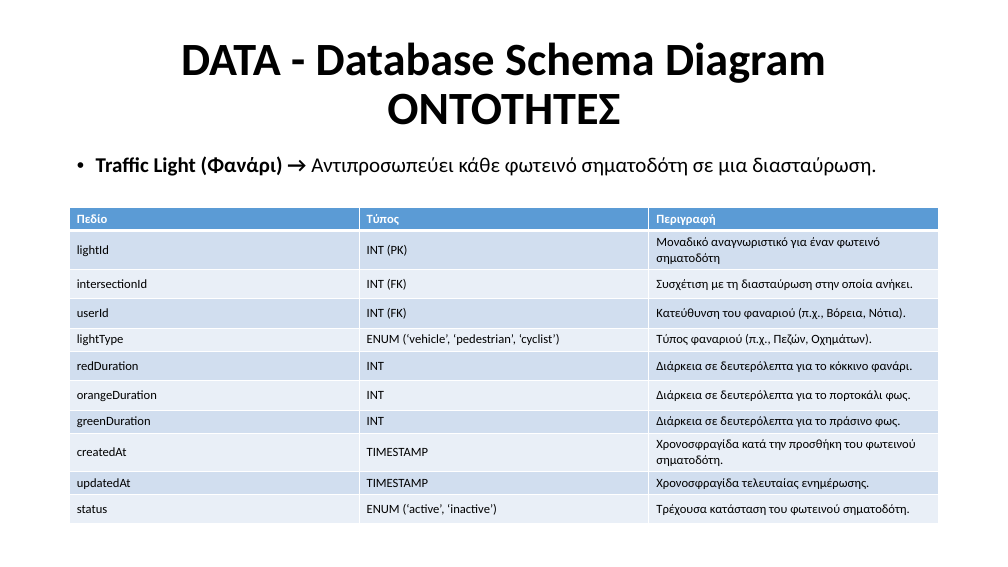
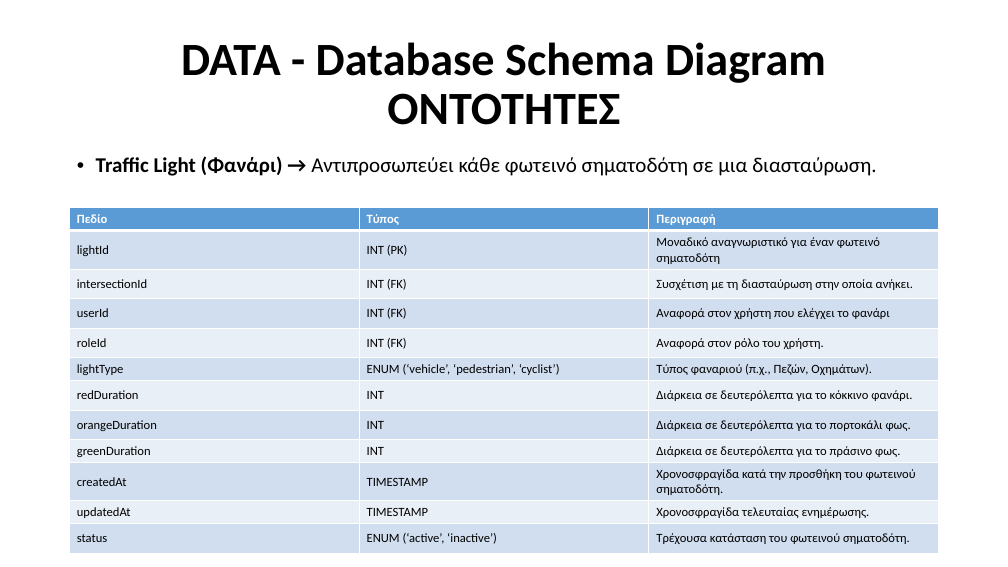
Before and after one commit to Ath21/STL_Drive, a slide deck: slide 8 of Presentation.pptx. Drawn at 1008x567 pixels with LibreOffice and Linux fonts; fonts in the diff are those of the drawing. Boxes give left, top, right and bottom in pixels: in the first picture for what was removed or moved away, otherwise in the second. Text is boxed around its words. In the diff, an @@ line names an element or a change of style, - is before the commit and + after.

```diff
--- a/Presentation.pptx
+++ b/Presentation.pptx
@@ table at (70,208,938,551) @@
-row 4: userId | INT (FK) | Κατεύθυνση του φαναριού (π.χ., Βόρεια, Νότια).
+row 4: userId | INT (FK) | Αναφορά στον χρήστη που ελέγχει το φανάρι
+row 5: roleId | INT (FK) | Αναφορά στον ρόλο του χρήστη.
```
Also in this commit, not shown: 3 other slides changed, 5 slides added, 6 other files.
